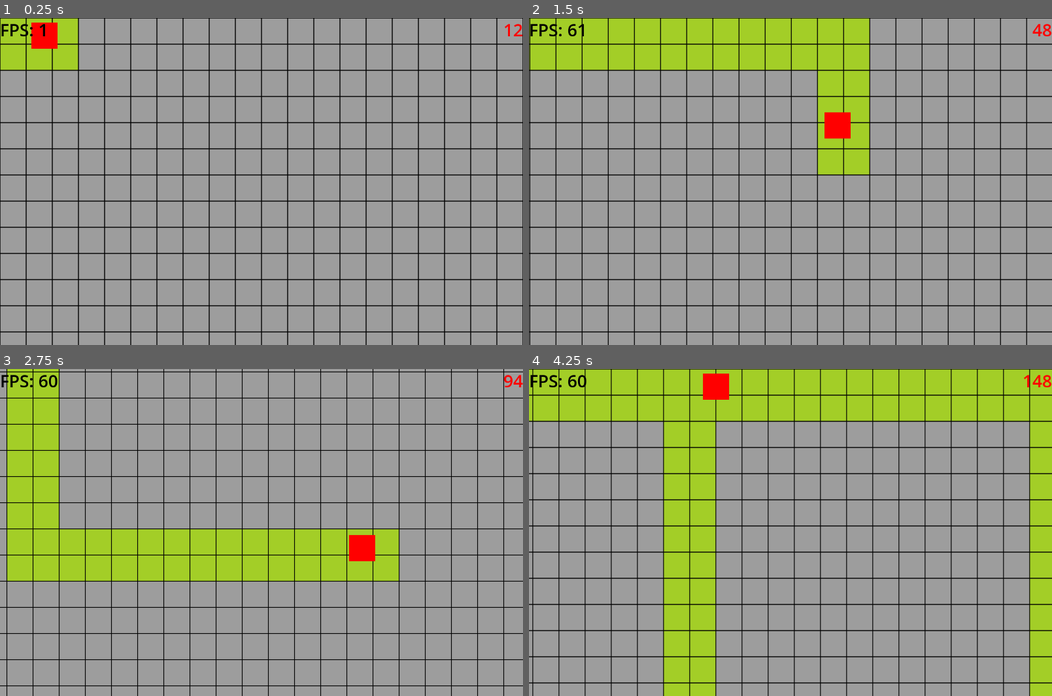
Above: before the commit, frames 1-4 (two rows, left to right).
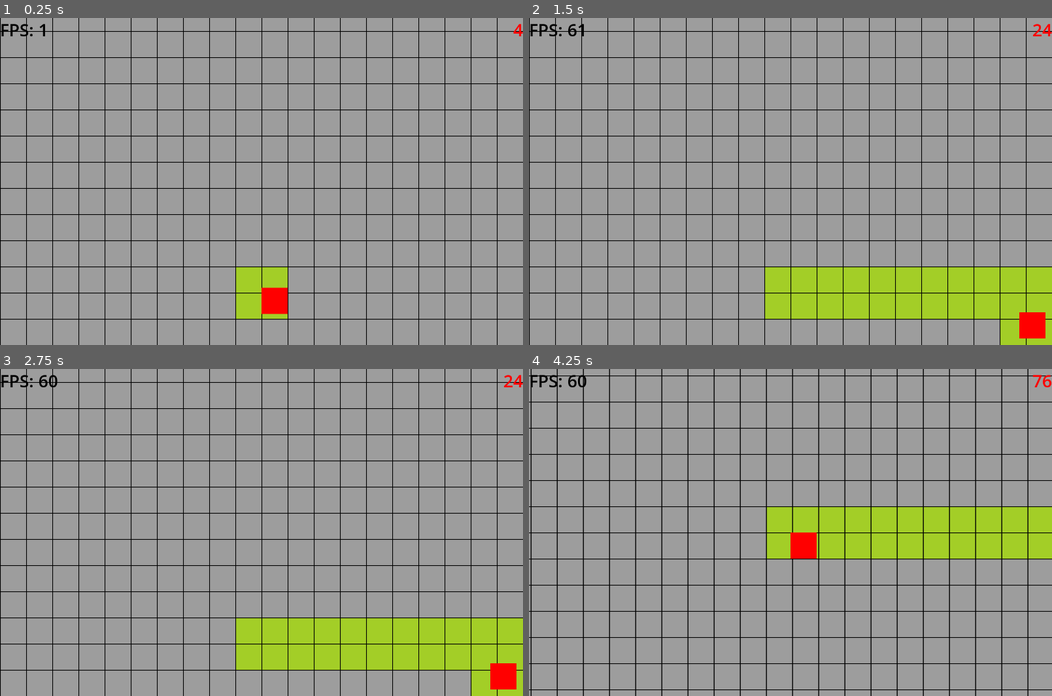
Above: after the commit, the same moments.

Repository: NIK-98/Paint_The_Ground
Game: Godot game, scene res://sceens/level.tscn
The game is run twice, just before and just after one commit, with the same random seed, the same clock (stepped at 60 frames per second) and the same inputs. This scene is started directly instead of the project's main scene.
Inputs:
- Up to frame 1 (0.25 s): no input
- Up to frame 2 (1.5 s): tap Enter at 0.5 s; hold D (right) 0.53-1.28 s; hold S (down) from 1.28 s (still down)
- Up to frame 3 (2.75 s): release S (down) at 2.03 s; hold D (right) from 2.03 s (still down)
- Up to frame 4 (4.25 s): release D (right) at 2.78 s; hold W (up) 2.78-3.53 s; hold A (left) from 3.53 s (still down); tap R (reset) at 4.15 s

The runs differ from the first frame. In frame 1, 15% of the frame differs, in the area x 0-100%, y 0-100%; in frame 2, 32%; in frame 3, 34%; in frame 4, 46%.

Commit message:
nur das spielfeld kann gefärpt werden nicht mehr auserhalb

Diff:
--- a/project.godot
+++ b/project.godot
@@ -34,6 +34,10 @@
 "res://sceens/": "red",
 "res://scripts/": "yellow"
 }
+
+[filesystem]
+
+import/blender/enabled=false
 
 [input]
 
--- a/sceens/player.tscn
+++ b/sceens/player.tscn
@@ -46,12 +46,12 @@
 [node name="Camera2D" type="Camera2D" parent="."]
 limit_left = 0
 limit_top = 0
-position_smoothing_enabled = true
+position_smoothing_speed = 64.0
 
 [node name="Area2D" type="Area2D" parent="."]
 
 [node name="CollisionShape2D" type="CollisionShape2D" parent="Area2D"]
-position = Vector2(32, 32)
+position = Vector2(31, 32)
 shape = SubResource("RectangleShape2D_wpgsi")
 
 [node name="ServerSynchronizer" type="MultiplayerSynchronizer" parent="."]
--- a/scripts/floor.gd
+++ b/scripts/floor.gd
@@ -4,6 +4,9 @@
 
 var with_tiles = 1280*2
 var hight_tiles = 800*2
+
+func _ready():
+	reset_floor.rpc()
 
 @rpc("any_peer","call_local")
 func reset_floor():
--- a/scripts/level.gd
+++ b/scripts/level.gd
@@ -40,13 +40,14 @@
 	var player = player_sceen.instantiate()
 	player.player = id
 	var randpos = Vector2(randi_range(0,Global.Spielfeld_Size.x-player.get_node("Color").size.x),randi_range(0,Global.Spielfeld_Size.y-player.get_node("Color").size.y))
-
-	player.position = randpos
+	print(randpos)
 	if randpos == old_spawn:
+		old_spawn = randpos
 		del_player(id)
 		add_player(id)
 		return
 
+	player.position = randpos
 	player.name = str(id)
 	get_node("Players").add_child(player, true)
 	old_spawn = randpos
--- a/scripts/main.gd
+++ b/scripts/main.gd
@@ -39,7 +39,7 @@
 	$UI.hide()
 	get_tree().paused = false
 	if multiplayer.is_server():
-		change_level.call_deferred(load("res://sceens/level.tscn"))
+		change_level(preload("res://sceens/level.tscn"))
 
 
 
--- a/scripts/player.gd
+++ b/scripts/player.gd
@@ -26,7 +26,6 @@
 	if player == multiplayer.get_unique_id():
 		camera.make_current()
 	color_change()
-	map.reset_floor.rpc()
 	painter()
 	score_counter.rpc()
 
@@ -78,8 +77,15 @@
 
 @rpc("any_peer","call_local")
 func paint(tile: int):
-	for x in range(tile_size*tile_size_multipl):
-		for y in range(tile_size*tile_size_multipl):
+	var radius = Vector2i($Color.size.x,$Color.size.y)
+	var tile_position_top_left = map.local_to_map(Vector2i(position.x,position.y))
+	var tile_position_down_right = map.local_to_map(Vector2i(position.x+radius.x,position.y+radius.y))
+	if tile_position_down_right not in map.get_used_cells(0):
+		return
+	if tile_position_top_left not in map.get_used_cells(0):
+		return
+	for x in range(0, radius.x):
+		for y in range(0, radius.y):
 			var tile_position = map.local_to_map(Vector2i(position.x+x,position.y+y))
 			map.set_cell(0,tile_position,tile,Vector2i(0,0))
 
